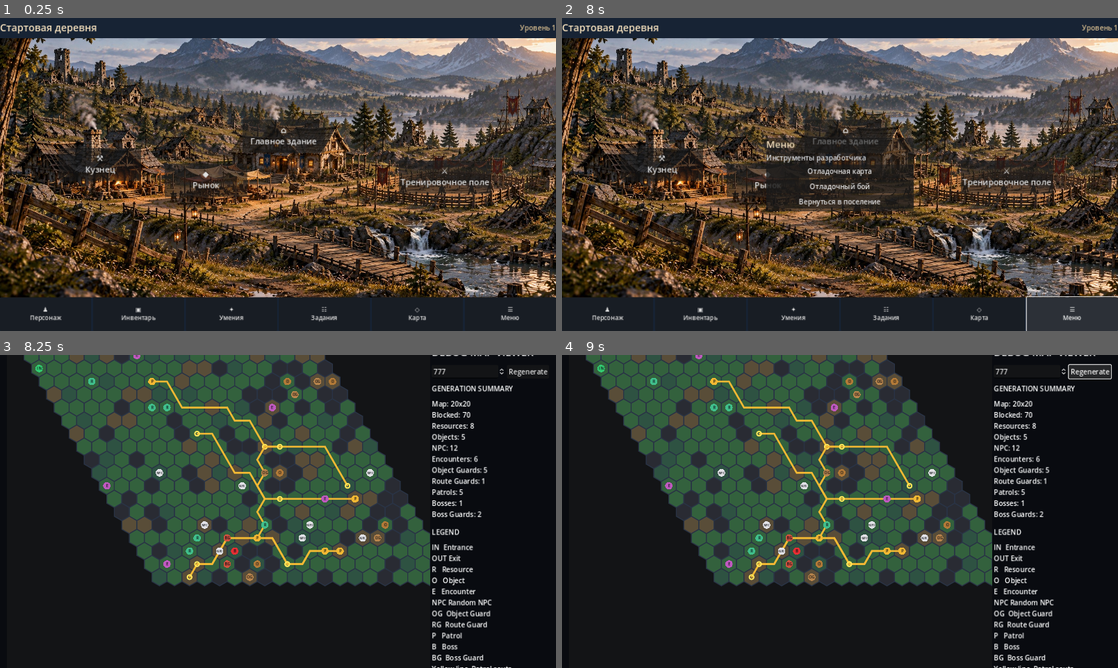
Above: before the commit, frames 1-4 (two rows, left to right).
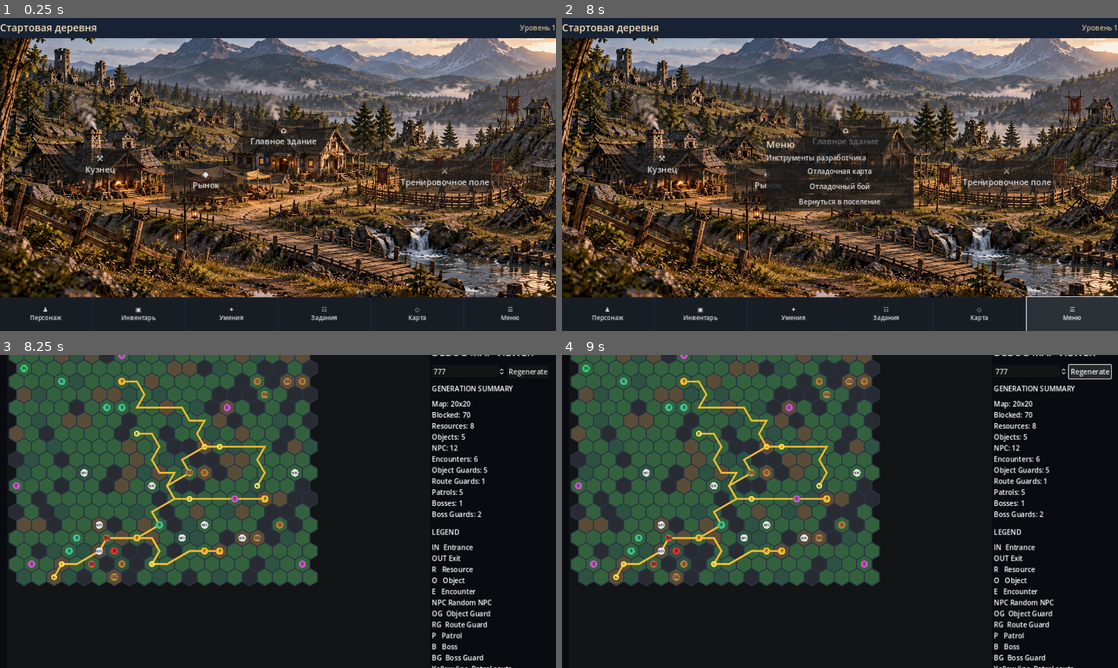
Above: after the commit, the same moments.

Repository: Archoniou1987/Battle-of-Artheon
Game: Godot game, scene res://scenes/main/main.tscn
Two runs of this game, one before a commit and one after it. Both use one fixed random seed, a clock stepped at 60 frames per second and the inputs below.
Inputs:
- Up to frame 1 (0.25 s): no input
- Up to frame 2 (8 s): click "⚒ Кузнец" at 0.5 s; click "◆ Рынок" at 1.25 s; click "⌂ Главное здание" at 2 s; click "⚔ Тренировочное поле" at 2.75 s; click "♟ Персонаж" at 3.5 s; click "▣ Инвентарь" at 4.25 s; click "✦ Умения" at 5 s; click "☷ Задания" at 5.75 s; click "◇ Карта" at 6.5 s; click "☰ Меню" at 7.25 s
- Up to frame 3 (8.25 s): click "Отладочная карта" at 8 s
- Up to frame 4 (9 s): click "Regenerate" at 8.75 s

Frames 1-2 are identical in both runs. In frame 3, 34% of the frame differs, in the area x 1-78%, y 0-74%; in frame 4, 34%.

Commit message:
Render hex map in rectangular staggered rows instead of axial rhombus

Diff:
--- a/scenes/debug/debug_map_canvas.gd
+++ b/scenes/debug/debug_map_canvas.gd
@@ -111,7 +111,8 @@
 	draw_string(font,center+Vector2(-width*0.5,3.0),label,HORIZONTAL_ALIGNMENT_LEFT,-1,size,Color(0.04,0.05,0.07))
 
 func _hex_center(pos:Vector2i)->Vector2:
-	return Vector2(HEX_SIZE*SQRT3*(float(pos.x)+float(pos.y)*0.5)+HEX_SIZE*1.1,HEX_SIZE*1.5*float(pos.y)+HEX_SIZE*1.1)
+	var stagger:=0.5 if pos.y%2!=0 else 0.0
+	return Vector2(HEX_SIZE*SQRT3*(float(pos.x)+stagger)+HEX_SIZE*1.1,HEX_SIZE*1.5*float(pos.y)+HEX_SIZE*1.1)
 
 func _hex_points(center:Vector2)->PackedVector2Array:
 	var points:=PackedVector2Array()
@@ -129,4 +130,4 @@
 	if generated.is_empty():
 		return Vector2(900,680)
 	var map:TacticalMapState=generated.map
-	return Vector2(HEX_SIZE*SQRT3*(float(map.width)+float(map.height)*0.5)+HEX_SIZE*2.5,HEX_SIZE*1.5*float(map.height)+HEX_SIZE*2.5)
+	return Vector2(HEX_SIZE*SQRT3*(float(map.width)+0.5)+HEX_SIZE*2.5,HEX_SIZE*1.5*float(map.height)+HEX_SIZE*2.5)
